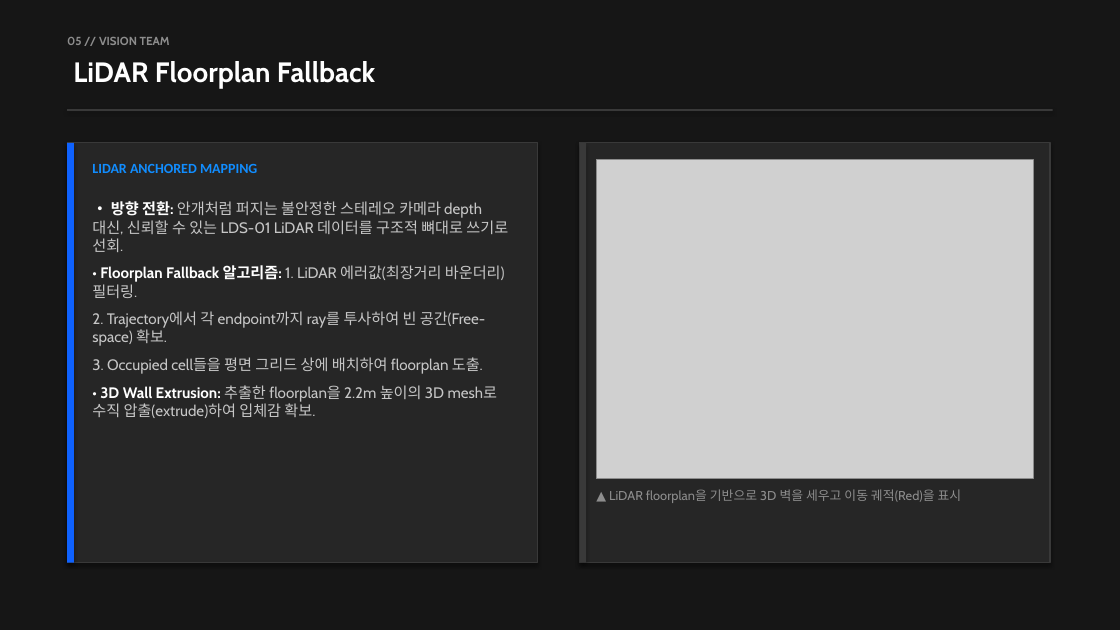
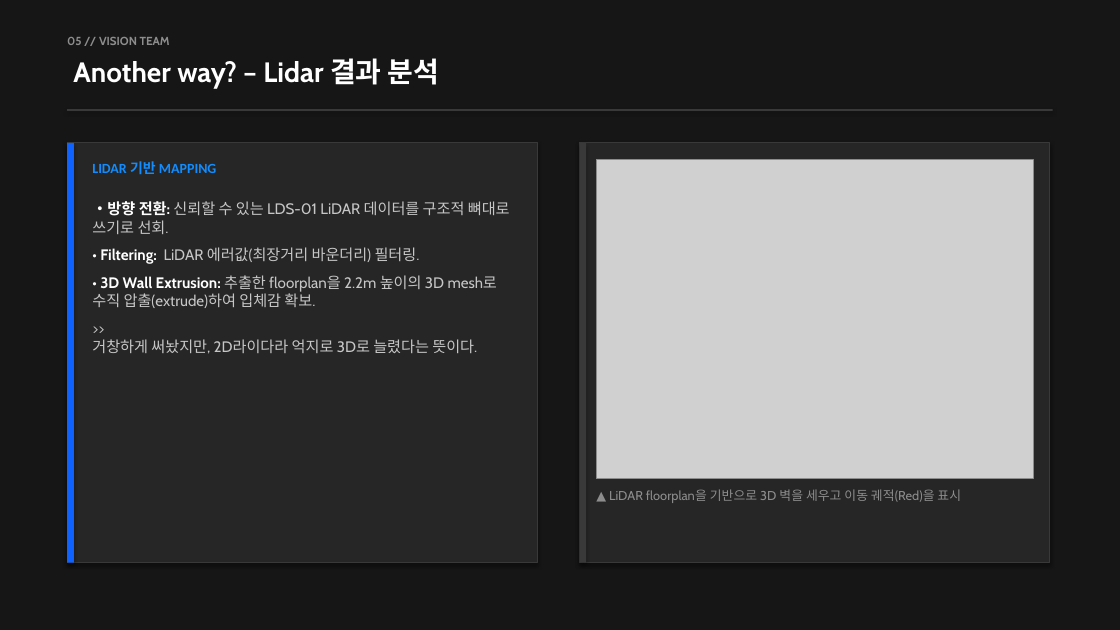
Before and after one commit to emjdp/hyper_turtle_project, a slide deck: slide 10 of docs/report/pres.pptx (slide 8 before the commit). Drawn at 1120x630 pixels with LibreOffice and Linux fonts; fonts in the diff are those of the drawing; grey boxes stand for pictures. Boxes give left, top, right and bottom in pixels: in the first picture for what was removed or moved away, otherwise in the second. Text is boxed around its words. In the diff, an @@ line names an element or a change of style, - is before the commit and + after.

```diff
--- a/docs/report/pres.pptx
+++ b/docs/report/pres.pptx
@@ text at (x1=73, y1=58, x2=440, y2=89): text changed @@
-LiDAR Floorplan Fallback
+Another way? – Lidar 결과 분석
@@ text at (x1=92, y1=161, x2=510, y2=264): text changed @@
-LIDAR ANCHORED MAPPING
-• 방향 전환: 안개처럼 퍼지는 불안정한 스테레오 카메라 depth 대신, 신뢰할 수 있는 LDS-01 LiDAR 데이터를 구조적 뼈대로 쓰기로 선회.
-• Floorplan Fallback 알고리즘: 1. LiDAR 에러값(최장거리 바운더리) 필터링.
-2. Trajectory에서 각 endpoint까지 ray를 투사하여 빈 공간(Free-space) 확보.
-3. Occupied cell들을 평면 그리드 상에 배치하여 floorplan 도출.
+LIDAR 기반 MAPPING
+•방향 전환: 신뢰할 수 있는 LDS-01 LiDAR 데이터를 구조적 뼈대로 쓰기로 선회.
+• Filtering: LiDAR 에러값(최장거리 바운더리) 필터링.
@@ text at (x1=92, y1=339, x2=477, y2=354): paragraph added @@
+>>
+거창하게 써놨지만, 2D라이다라 억지로 3D로 늘렸다는 뜻이다.
```
Also in this commit, not shown: 5 other slides changed, 2 slides added, 1 slide removed.
